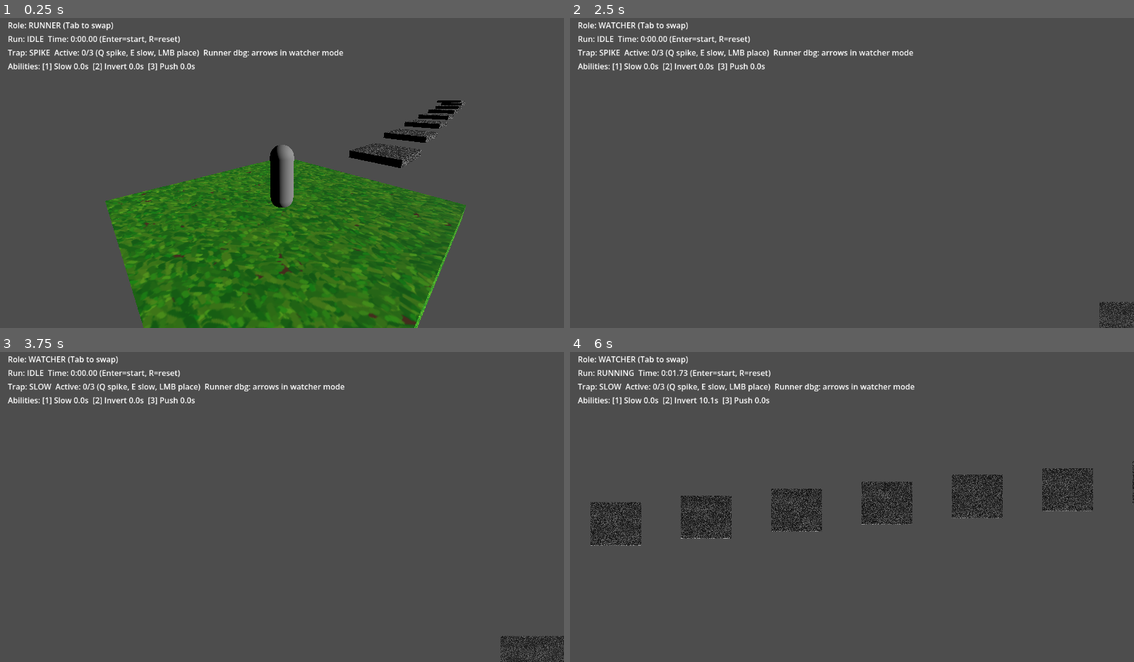
Above: before the commit, frames 1-4 (two rows, left to right).
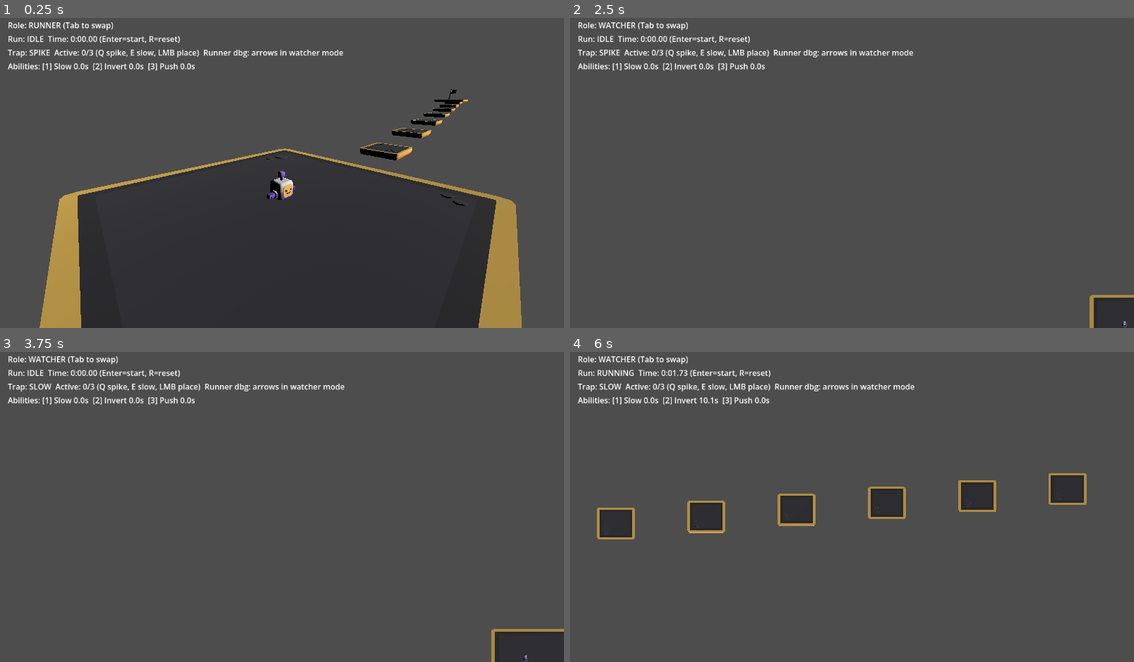
Above: after the commit, the same moments.

Repository: kalebblair/GAME399-RivalRace
Game: Godot game, scene res://scenes/Main.tscn
Two runs of this game, one before a commit and one after it. Both use one fixed random seed, a clock stepped at 60 frames per second and the inputs below.
Inputs (mouse positions are in pixels of both pictures, inside the frame that each line leads up to):
- Up to frame 1 (0.25 s): no input
- Up to frame 2 (2.5 s): tap Enter at 0.5 s; move the mouse to (880, 169) at 0.52 s; hold W (move_forward) 0.53-1.25 s; tap Tab at 0.6 s; click (880, 169) at 0.67 s; tap Space (jump) at 0.77 s; drag from (739, 185) to (823, 231) at 1.27 s; move the mouse to (908, 101) at 2.02 s; hold D (move_right) from 2.03 s (still down); tap R at 2.1 s
- Up to frame 3 (3.75 s): release D (move_right) at 2.75 s; drag from (253, 565) to (112, 457) at 2.77 s; tap Space (jump) at 3.5 s; move the mouse to (451, 550) at 3.52 s; hold A (move_left) from 3.53 s (still down); tap E at 3.6 s
- Up to frame 4 (6 s): tap Space (jump) at 3.77 s; release A (move_left) at 4.25 s; tap Enter at 4.25 s; drag from (682, 457) to (767, 423) at 4.27 s; move the mouse to (880, 503) at 5.02 s; hold S (move_back) 5.03-5.75 s; tap 2 at 5.1 s; click (880, 503) at 5.17 s; drag from (767, 423) to (739, 519) at 5.77 s

The runs differ from the first frame. In frame 1, 42% of the frame differs, in the area x 7-93%, y 22-100%; in frame 2, 0.5%; in frame 3, 0.7%; in frame 4, 4.5%.

Commit message:
Replace temporary external textures with original Kenney platformer assets.
Use Kenney models/textures for runner, platforms, traps, and finish visuals, and update ignore rules for Godot-generated cache files.

Made-with: Cursor

Diff:
--- a/godot/scenes/Runner.tscn
+++ b/godot/scenes/Runner.tscn
@@ -1,13 +1,10 @@
-[gd_scene load_steps=4 format=3]
+[gd_scene load_steps=3 format=3]
 
 [ext_resource type="Script" path="res://scripts/RunnerController.gd" id="1_runner"]
+[ext_resource type="PackedScene" path="res://assets/kenney-platformer/character.glb" id="2_character"]
 [sub_resource type="CapsuleShape3D" id="CapsuleShape3D_body"]
 radius = 0.35
 height = 0.9
-
-[sub_resource type="CapsuleMesh" id="CapsuleMesh_visual"]
-radius = 0.35
-mid_height = 0.9
 
 [node name="root" type="CharacterBody3D" unique_id=1666838586]
 script = ExtResource("1_runner")
@@ -16,6 +13,8 @@
 shape = SubResource("CapsuleShape3D_body")
 position = Vector3(0, 0.8, 0)
 
-[node name="Visual" type="MeshInstance3D" parent="." unique_id=719299493]
-mesh = SubResource("CapsuleMesh_visual")
-position = Vector3(0, 0.8, 0)
+[node name="VisualRoot" type="Node3D" parent="." unique_id=719299493]
+position = Vector3(0, 0, 0)
+scale = Vector3(0.9, 0.9, 0.9)
+
+[node name="Character" parent="VisualRoot" instance=ExtResource("2_character")]
--- a/godot/scripts/WorldRoot.gd
+++ b/godot/scripts/WorldRoot.gd
@@ -9,8 +9,11 @@
 const TRAP_MIN_DISTANCE := 2.0
 const TRAP_SPIKE_RADIUS := 0.55
 const TRAP_SLOW_RADIUS := 0.70
-const TEX_GRASS_PATH := "res://assets/textures/environment/grass00.png"
-const TEX_STONE_PATH := "res://assets/textures/environment/stone.png"
+const PLATFORM_LARGE_MODEL_PATH := "res://assets/kenney-platformer/platform-large.glb"
+const PLATFORM_MEDIUM_MODEL_PATH := "res://assets/kenney-platformer/platform-medium.glb"
+const FLAG_MODEL_PATH := "res://assets/kenney-platformer/flag.glb"
+const COIN_MODEL_PATH := "res://assets/kenney-platformer/coin.glb"
+const BRICK_MODEL_PATH := "res://assets/kenney-platformer/brick.glb"
 
 const LEVEL := [
 	{"id": "ground", "min": Vector3(-4.0, -0.55, -4.0), "max": Vector3(4.0, 0.0, 4.0), "color": Color8(26, 39, 68)},
@@ -29,13 +32,20 @@
 
 var _trap_serial := 0
 var _traps: Dictionary = {}
-var _grass_tex: Texture2D
-var _stone_tex: Texture2D
+var _platform_large_scene: PackedScene
+var _platform_medium_scene: PackedScene
+var _flag_scene: PackedScene
+var _coin_scene: PackedScene
+var _brick_scene: PackedScene
 
 func _ready() -> void:
-	_grass_tex = load(TEX_GRASS_PATH) as Texture2D
-	_stone_tex = load(TEX_STONE_PATH) as Texture2D
+	_platform_large_scene = load(PLATFORM_LARGE_MODEL_PATH) as PackedScene
+	_platform_medium_scene = load(PLATFORM_MEDIUM_MODEL_PATH) as PackedScene
+	_flag_scene = load(FLAG_MODEL_PATH) as PackedScene
+	_coin_scene = load(COIN_MODEL_PATH) as PackedScene
+	_brick_scene = load(BRICK_MODEL_PATH) as PackedScene
 	_build_level_geometry()
+	_build_finish_visual()
 	finish_area.body_entered.connect(_on_finish_body_entered)
 
 func get_trap_count() -> int:
@@ -77,22 +87,8 @@
 	col.shape = sphere
 	area.add_child(col)
 
-	var mesh_node := MeshInstance3D.new()
-	if trap_type == &"spike":
-		var cone := CylinderMesh.new()
-		cone.top_radius = 0.0
-		cone.bottom_radius = 0.5
-		cone.height = 0.8
-		mesh_node.mesh = cone
-		mesh_node.position.y = 0.35
-	else:
-		var cyl := CylinderMesh.new()
-		cyl.top_radius = 0.6
-		cyl.bottom_radius = 0.6
-		cyl.height = 0.12
-		mesh_node.mesh = cyl
-	mesh_node.material_override = _trap_material(trap_type)
-	area.add_child(mesh_node)
+	var trap_visual := _build_trap_visual(trap_type)
+	area.add_child(trap_visual)
 
 	var trap_data := {
 		"id": trap_id,
@@ -127,25 +123,77 @@
 		col.position = center
 		body.add_child(col)
 
-		var mesh_node := MeshInstance3D.new()
-		var mesh := BoxMesh.new()
-		mesh.size = size
-		mesh_node.mesh = mesh
-		mesh_node.position = center
-		mesh_node.material_override = _platform_material(String(box["id"]), box["color"])
-		body.add_child(mesh_node)
-
-func _platform_material(platform_id: String, fallback_color: Color) -> StandardMaterial3D:
+		var visual := _build_platform_visual(size, center)
+		body.add_child(visual)
+
+func _build_platform_visual(size: Vector3, center: Vector3) -> Node3D:
+	var use_large := maxf(size.x, size.z) >= 4.4
+	var model := _instantiate_model(_platform_large_scene if use_large else _platform_medium_scene)
+	if model != null:
+		model.position = center
+		model.scale = Vector3(maxf(size.x / 4.0, 0.01), maxf(size.y / 0.6, 0.01), maxf(size.z / 4.0, 0.01))
+		return model
+	var fallback := MeshInstance3D.new()
+	var mesh := BoxMesh.new()
+	mesh.size = size
+	fallback.mesh = mesh
+	fallback.position = center
 	var mat := StandardMaterial3D.new()
+	mat.albedo_color = Color8(65, 93, 133)
 	mat.roughness = 0.95
-	mat.uv1_scale = Vector3(2.0, 2.0, 1.0)
-	var tex := _grass_tex if platform_id == "ground" else _stone_tex
-	if tex != null:
-		mat.albedo_texture = tex
-		mat.texture_filter = BaseMaterial3D.TEXTURE_FILTER_LINEAR_WITH_MIPMAPS
+	fallback.material_override = mat
+	return fallback
+
+func _build_finish_visual() -> void:
+	for child in finish_area.get_children():
+		if child.name == "FinishVisual":
+			child.queue_free()
+	var visual := _instantiate_model(_flag_scene)
+	if visual == null:
+		var fallback := MeshInstance3D.new()
+		fallback.name = "FinishVisual"
+		var mesh := CylinderMesh.new()
+		mesh.height = 2.0
+		mesh.bottom_radius = 0.08
+		mesh.top_radius = 0.08
+		fallback.mesh = mesh
+		fallback.position = Vector3(0.0, 0.9, 0.0)
+		finish_area.add_child(fallback)
+		return
+	visual.name = "FinishVisual"
+	visual.position = Vector3(0.0, 0.05, 0.0)
+	visual.scale = Vector3(1.4, 1.4, 1.4)
+	finish_area.add_child(visual)
+
+func _build_trap_visual(trap_type: StringName) -> Node3D:
+	var scene := _brick_scene if trap_type == &"spike" else _coin_scene
+	var visual := _instantiate_model(scene)
+	if visual != null:
+		visual.position = Vector3(0.0, 0.3 if trap_type == &"spike" else 0.45, 0.0)
+		visual.scale = Vector3.ONE * (0.7 if trap_type == &"spike" else 0.6)
+		return visual
+	var fallback := MeshInstance3D.new()
+	if trap_type == &"spike":
+		var cone := CylinderMesh.new()
+		cone.top_radius = 0.0
+		cone.bottom_radius = 0.5
+		cone.height = 0.8
+		fallback.mesh = cone
+		fallback.position.y = 0.35
 	else:
-		mat.albedo_color = fallback_color
-	return mat
+		var cyl := CylinderMesh.new()
+		cyl.top_radius = 0.6
+		cyl.bottom_radius = 0.6
+		cyl.height = 0.12
+		fallback.mesh = cyl
+	fallback.material_override = _trap_material(trap_type)
+	return fallback
+
+func _instantiate_model(scene: PackedScene) -> Node3D:
+	if scene == null:
+		return null
+	var node := scene.instantiate()
+	return node as Node3D
 
 func _top_surface_y_at(x: float, z: float) -> float:
 	var y := -INF
Binary file added: godot/assets/kenney-platformer/Textures/colormap.png
Not shown, changed: godot/assets/kenney-platformer/Textures/colormap.png.import
Binary file added: godot/assets/kenney-platformer/block-coin.glb
Not shown, added: godot/assets/kenney-platformer/block-coin.glb.import
Binary file added: godot/assets/kenney-platformer/brick-particle.glb
Not shown, added: godot/assets/kenney-platformer/brick-particle.glb.import
Binary file added: godot/assets/kenney-platformer/brick.glb
Not shown, added: godot/assets/kenney-platformer/brick.glb.import
Binary file added: godot/assets/kenney-platformer/character.glb
Not shown, added: godot/assets/kenney-platformer/character.glb.import
Binary file added: godot/assets/kenney-platformer/cloud.glb
Not shown, added: godot/assets/kenney-platformer/cloud.glb.import
(and 26 more such lines)
